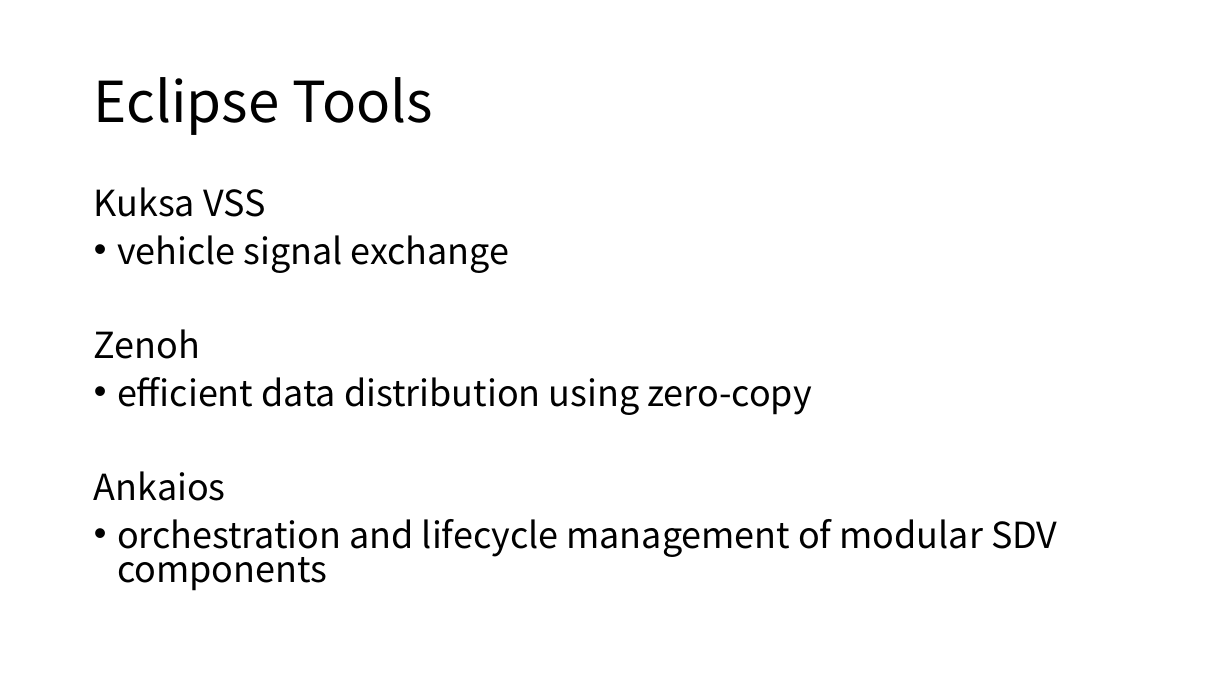
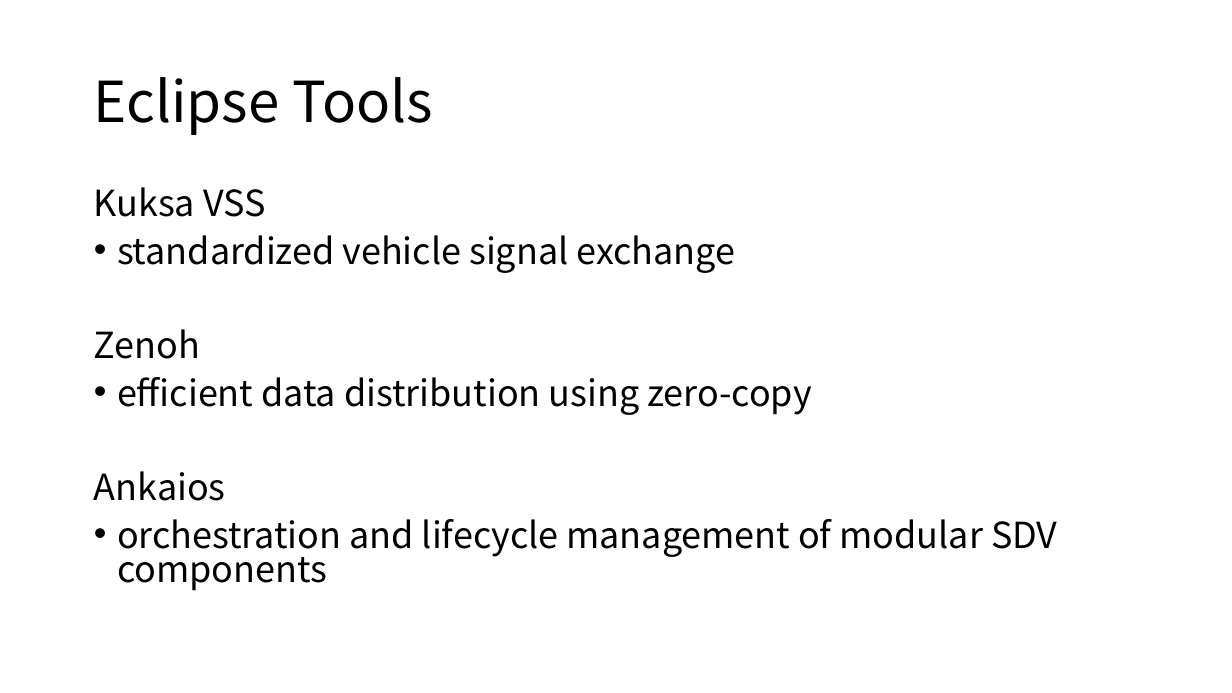
Before and after one commit to Changseok-Oh29/Eclipse_Hackathon_RSD, a slide deck: slide 11 of docs/Eclipse Hackathon - RSD.pptx. Drawn at 1232x693 pixels with LibreOffice and Linux fonts; fonts in the diff are those of the drawing. Boxes give left, top, right and bottom in pixels: in the first picture for what was removed or moved away, otherwise in the second. Text is boxed around its words. In the diff, an @@ line names an element or a change of style, - is before the commit and + after.

Commit message:
update presentation

```diff
--- a/docs/Eclipse Hackathon - RSD.pptx
+++ b/docs/Eclipse Hackathon - RSD.pptx
@@ text at (x1=117, y1=235, x2=735, y2=273): text changed @@
-• vehicle signal exchange
+• standardized vehicle signal exchange
```
Also in this commit, not shown: 3 other slides changed, 2 slides added, 2 slides removed, 1 other file.
